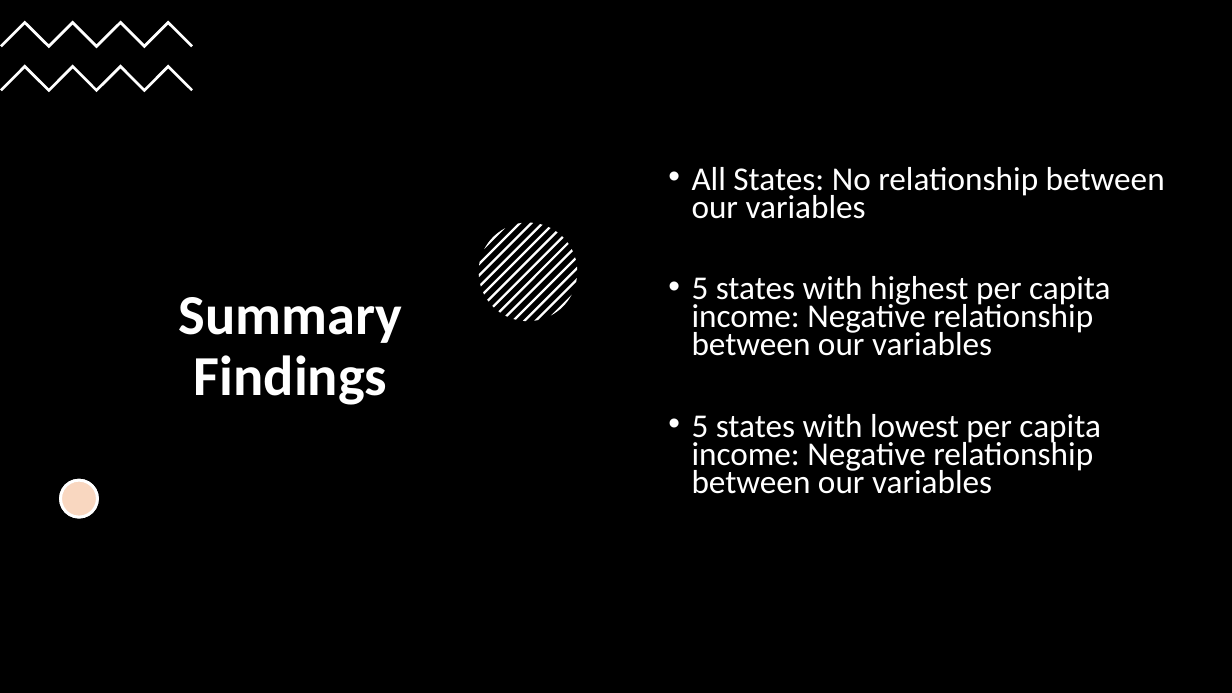
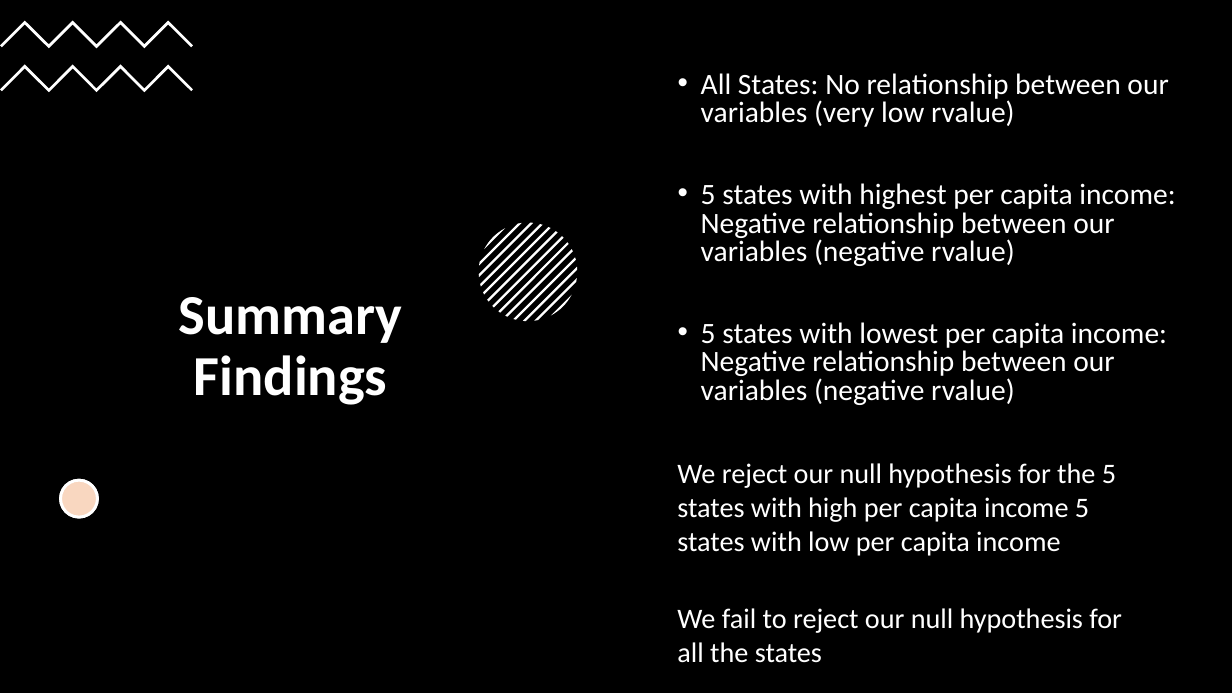
Before and after one commit to jrulloa/project-one, a slide deck: slide 3 of Is gasoline price a good indicator of Consumer Spending.pptx. Drawn at 1232x693 pixels with LibreOffice and Linux fonts; fonts in the diff are those of the drawing. Boxes give left, top, right and bottom in pixels: in the first picture for what was removed or moved away, otherwise in the second. Text is boxed around its words. In the diff, an @@ line names an element or a change of style, - is before the commit and + after.

```diff
--- a/Is gasoline price a good indicator of Consumer Spending.pptx
+++ b/Is gasoline price a good indicator of Consumer Spending.pptx
@@ text at box(701, 73, 1175, 405): text changed; size 25.9 to 23 pt @@
-• All States: No relationship between our variables
-• 5 states with highest per capita income: Negative relationship between our variables
-• 5 states with lowest per capita income: Negative relationship between our variables
+• All States: No relationship between our variables (very low rvalue)
+• 5 states with highest per capita income: Negative relationship between our variables (negative rvalue)
+• 5 states with lowest per capita income: Negative relationship between our variables (negative rvalue)
@@ text added at box(677, 463, 1116, 556), 22 pt, text #FFFFFF @@
+We reject our null hypothesis for the 5 states with high per capita income 5 states with low per capita income
@@ text added at box(677, 608, 1122, 663), 22 pt, text #FFFFFF @@
+We fail to reject our null hypothesis for all the states
```
Also in this commit, not shown: 10 other slides changed.
